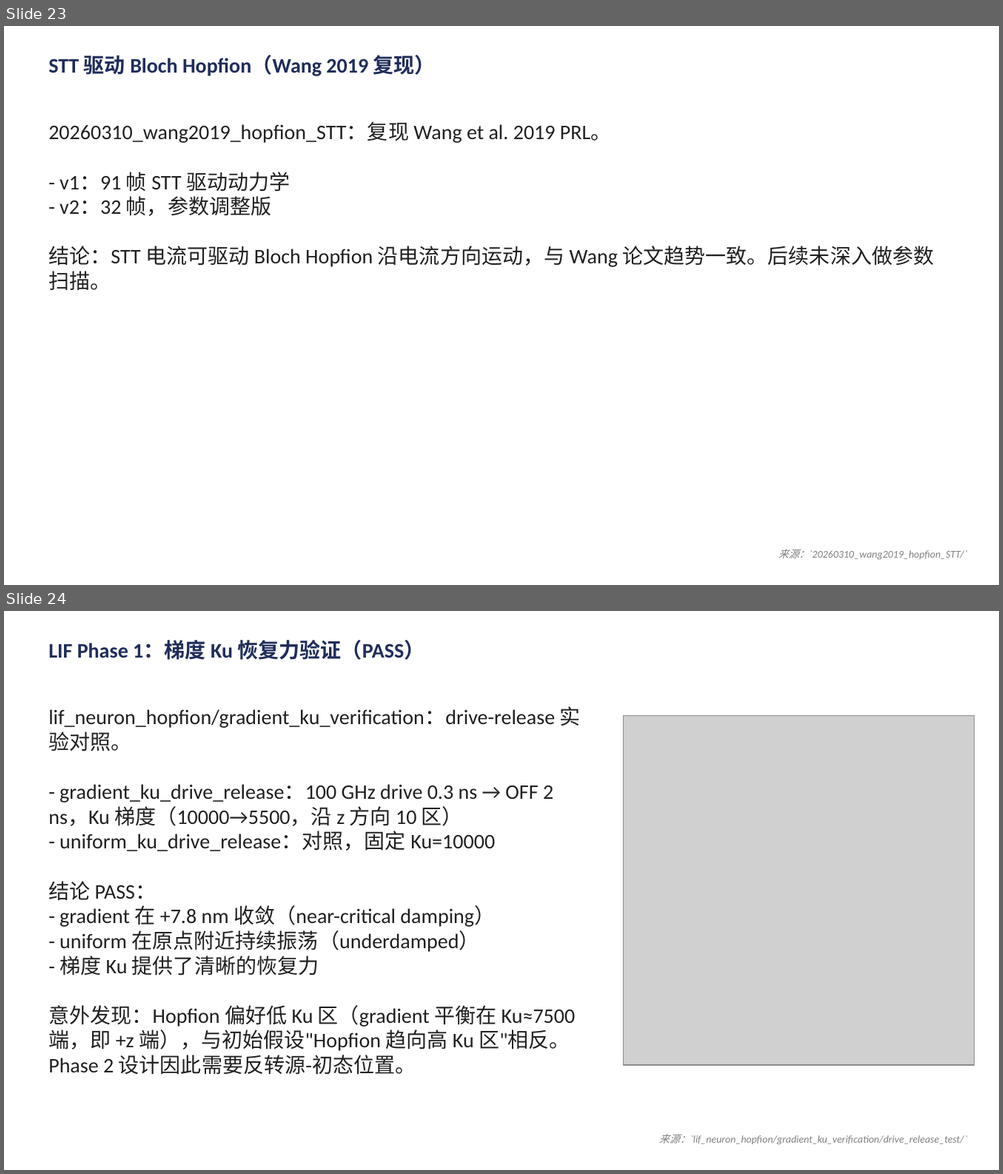
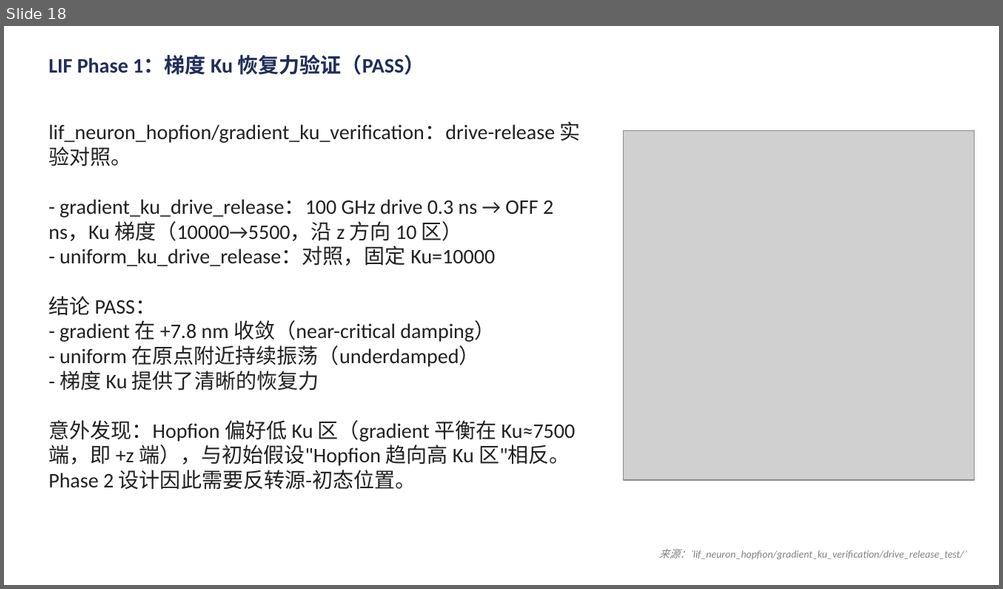
Before and after one commit to Wlybs/Hopfion, a slide deck: presentation/talk.pptx. Shown one above the other, each under a label of ours: slides 23 and 24 before the commit, slide 18 after it. The pictures are 1003x1174 and 1003x589 pixels, drawn with LibreOffice and Linux fonts; fonts in the diff are those of the drawing; grey boxes stand for pictures. Boxes give left, top, right and bottom in pixels: in the first picture for what was removed or moved away, otherwise in the second. Text is boxed around its words. In the diff, an @@ line names an element or a change of style, - is before the commit and + after.

```diff
--- a/presentation/talk.pptx
+++ b/presentation/talk.pptx
@@ slide 23 removed at box(4, 26, 999, 585), background #FFFFFF @@
@@ text removed at box(48, 55, 435, 76) @@
-STT 驱动 Bloch Hopfion（Wang 2019 复现）
@@ text removed at box(48, 122, 933, 291) @@
-20260310_wang2019_hopfion_STT：复现 Wang et al. 2019 PRL。
-- v1：91 帧 STT 驱动动力学
-- v2：32 帧，参数调整版
-结论：STT 电流可驱动 Bloch Hopfion 沿电流方向运动，与 Wang 论文趋势一致。后续未深入做参数扫描。
@@ text removed at box(778, 549, 967, 560) @@
-来源：`20260310_wang2019_hopfion_STT/`
@@ what was slide 24 is now slide 18 @@
```
Also in this commit, not shown: 7 slides changed, 5 other slides removed, 18 other files.
